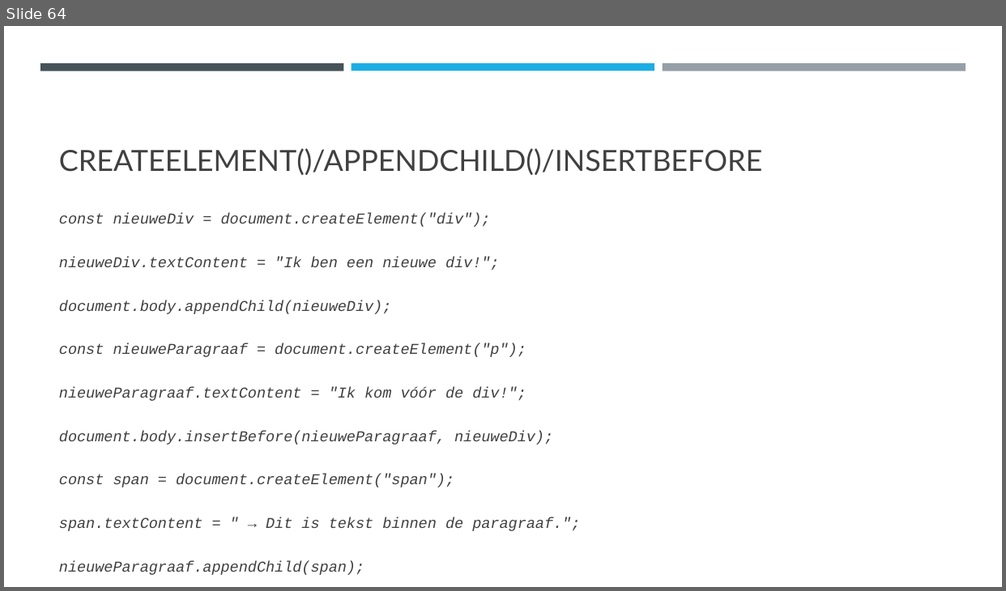
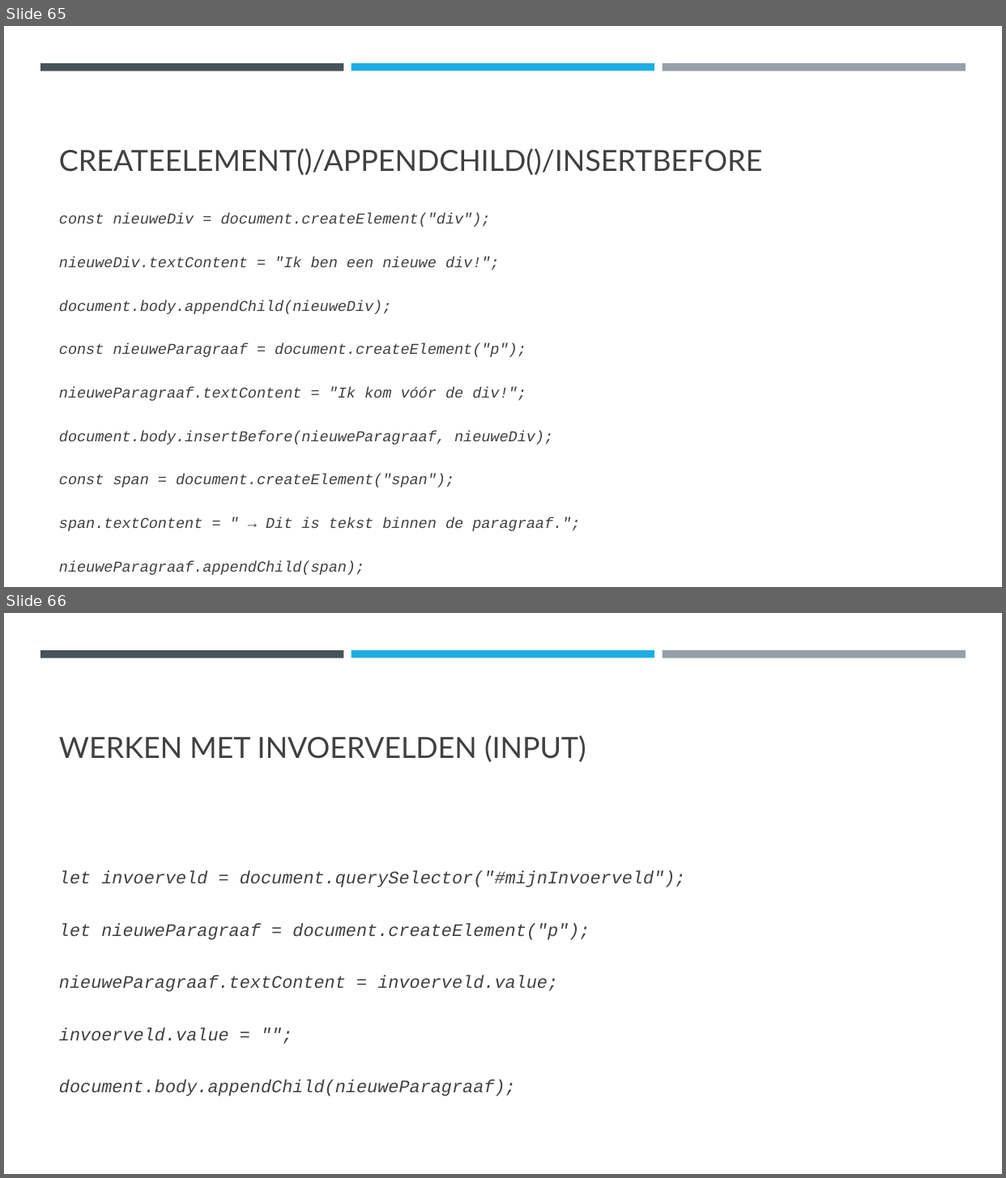
Before and after one commit to DhrLeroy/Webdesign, a slide deck: Webdesign.pptx. Shown one above the other, each under a label of ours: slide 64 before the commit, slides 65 and 66 after it. The pictures are 1006x591 and 1006x1178 pixels, drawn with LibreOffice and Linux fonts; fonts in the diff are those of the drawing. Boxes give left, top, right and bottom in pixels: in the first picture for what was removed or moved away, otherwise in the second. Text is boxed around its words. In the diff, an @@ line names an element or a change of style, - is before the commit and + after.

```diff
--- a/Webdesign.pptx
+++ b/Webdesign.pptx
@@ slide 66 added at box(4, 613, 1002, 1174), background #FFFFFF; not listed: 3 template elements that a slide beside it also shows @@
@@ title added at box(59, 735, 586, 762), 28 pt, text #404040 @@
+WERKEN MET INVOERVELDEN (INPUT)
@@ text added at box(59, 871, 686, 1097), 17 pt, text #404040, italic @@
+let invoerveld = document.querySelector("#mijnInvoerveld");
+let nieuweParagraaf = document.createElement("p");
+nieuweParagraaf.textContent = invoerveld.value;
+invoerveld.value = "";
+document.body.appendChild(nieuweParagraaf);
@@ what was slide 64 is now slide 65 @@
```
Also in this commit, not shown: 3 slides changed, 1 other slide added, 3 other files.
